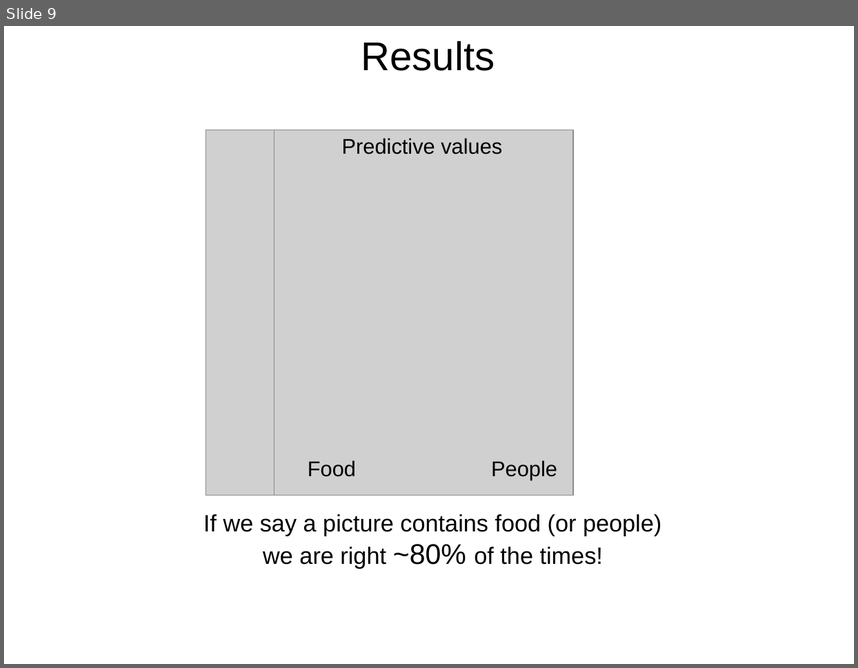
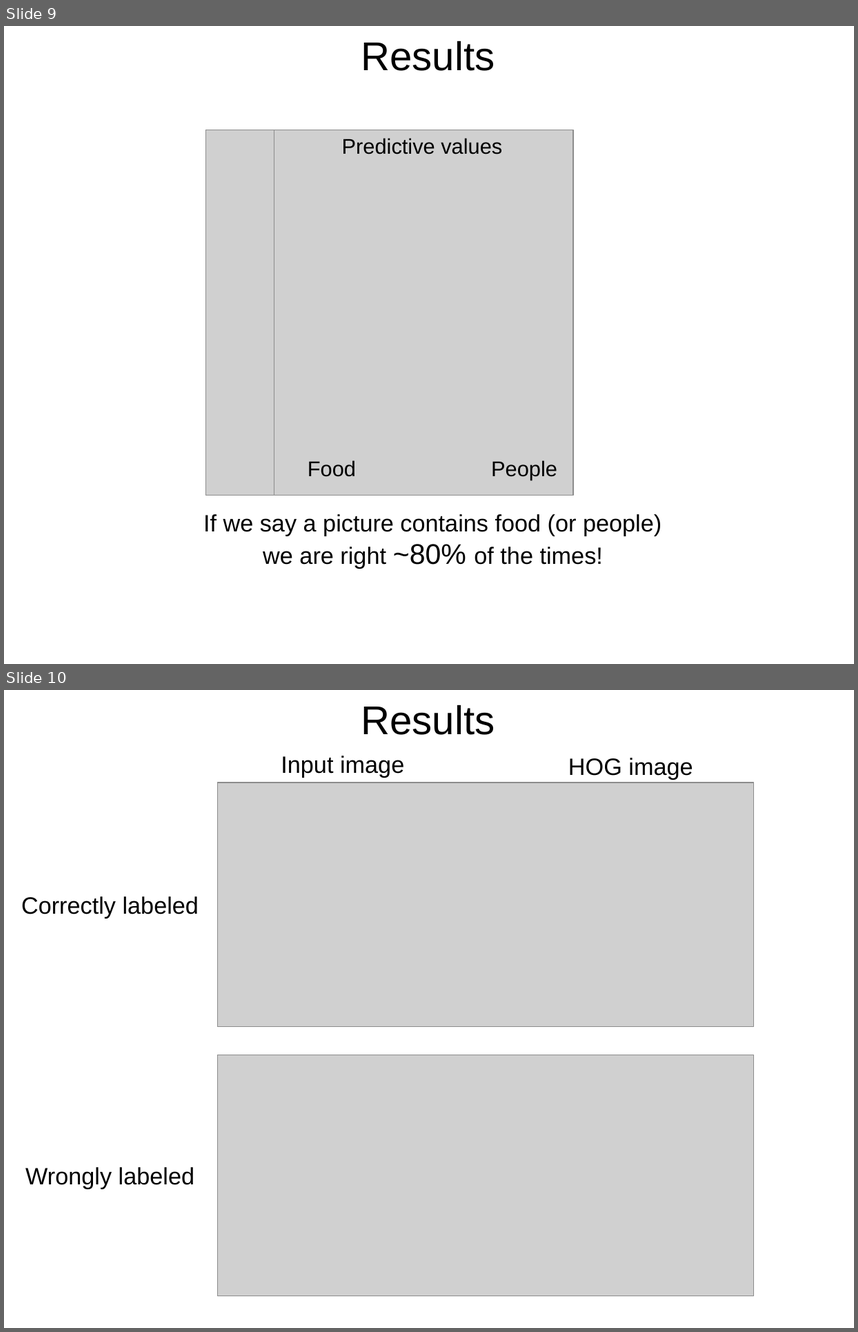
Before and after one commit to mpellegri/FoodvSkin, a slide deck: Pictures for presentation/Presentation_MP.pptx. Shown one above the other, each under a label of ours: slide 9 before the commit, slides 9 and 10 after it. The pictures are 858x668 and 858x1332 pixels, drawn with LibreOffice and Linux fonts; fonts in the diff are those of the drawing; grey boxes stand for pictures. Boxes give left, top, right and bottom in pixels: in the first picture for what was removed or moved away, otherwise in the second. Text is boxed around its words. In the diff, an @@ line names an element or a change of style, - is before the commit and + after.

Commit message:
Modified presentation

```diff
--- a/Pictures for presentation/Presentation_MP.pptx
+++ b/Pictures for presentation/Presentation_MP.pptx
@@ slide 10 added at [4,690,854,1328], background #FFFFFF @@
@@ text added at [361,705,495,735], 34 pt, text #000000 @@
+Results
@@ text added at [281,756,404,777], 20 pt, text #000000 @@
+Input image
@@ text added at [568,758,693,779], 20 pt, text #000000 @@
+HOG image
@@ picture added at [217,782,754,1027] @@
@@ text added at [21,896,199,918], 20 pt, text #000000 @@
+Correctly labeled
@@ picture added at [217,1055,754,1295] @@
@@ text added at [25,1167,194,1188], 20 pt, text #000000 @@
+Wrongly labeled
```
Also in this commit, not shown: 1 other slide added, 1 other file.
